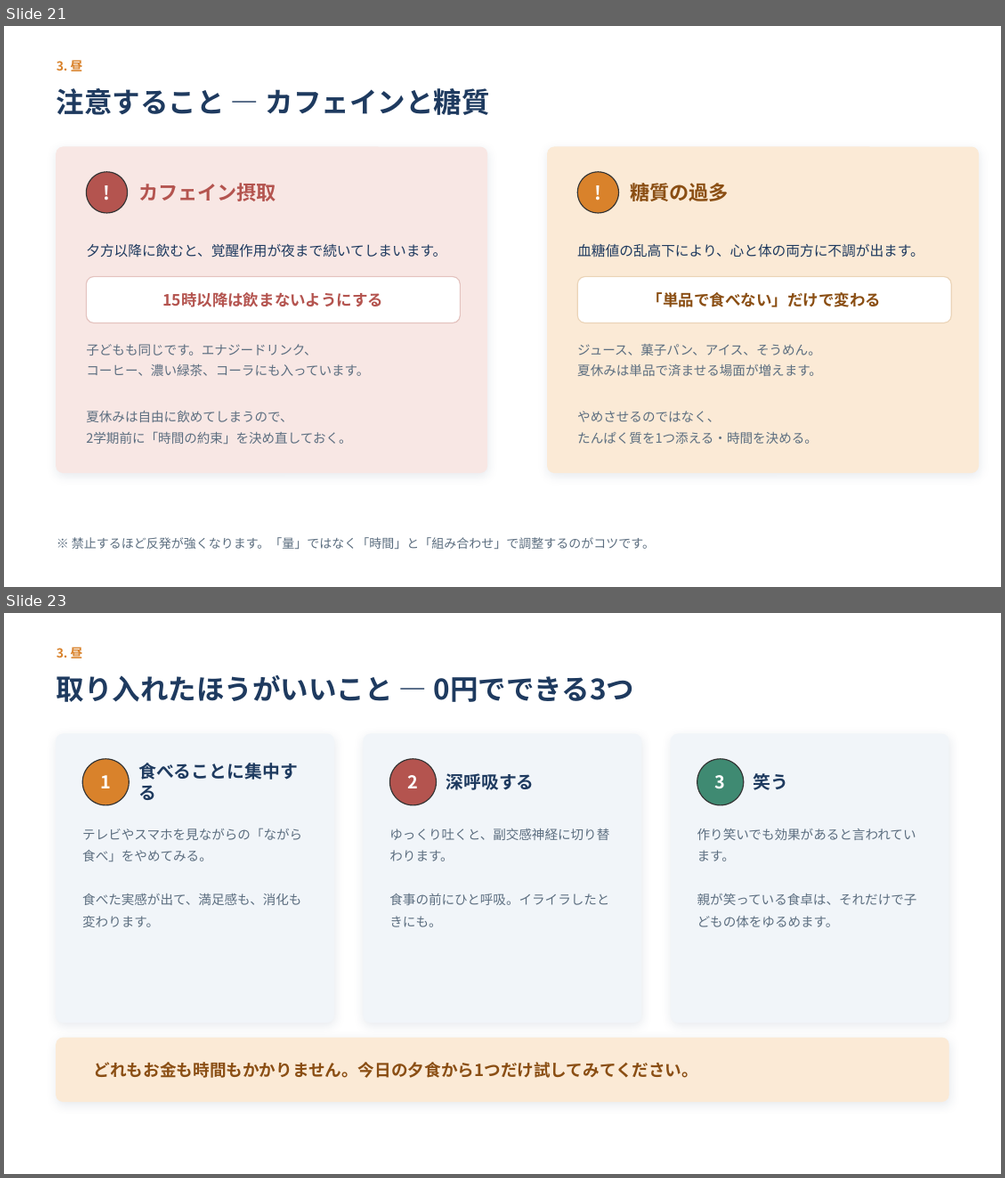
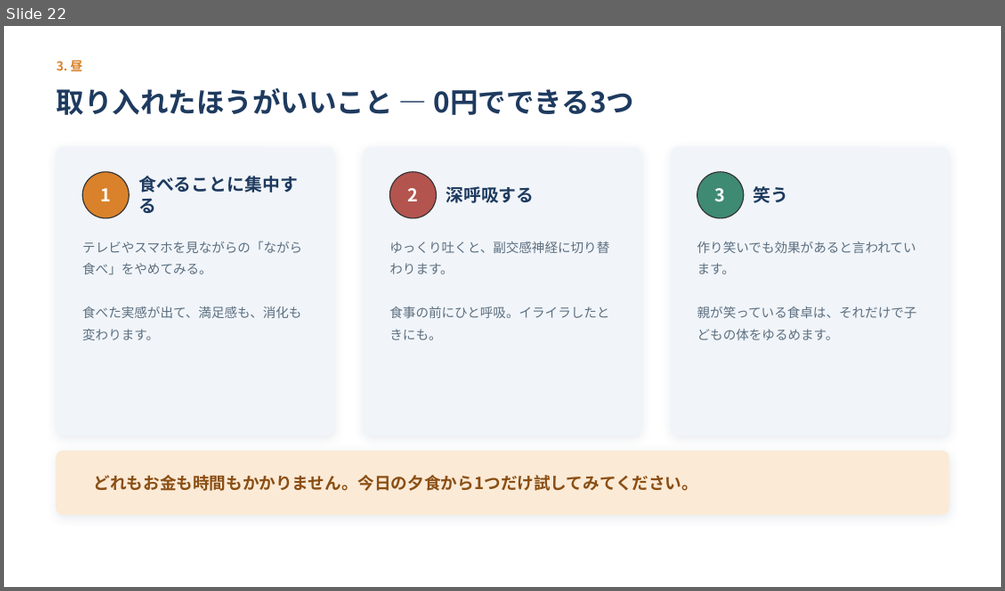
Before and after one commit to xxhmannasuimhxx/-, a slide deck: 夏休みの終わり_第2回_食と生活リズムの整え方.pptx. Shown one above the other, each under a label of ours: slides 21 and 23 before the commit, slide 22 after it; the slides between them are not shown. The pictures are 1005x1178 and 1005x591 pixels, drawn with LibreOffice and Linux fonts; fonts in the diff are those of the drawing. Boxes give left, top, right and bottom in pixels: in the first picture for what was removed or moved away, otherwise in the second. Text is boxed around its words. In the diff, an @@ line names an element or a change of style, - is before the commit and + after.

```diff
--- a/夏休みの終わり_第2回_食と生活リズムの整え方.pptx
+++ b/夏休みの終わり_第2回_食と生活リズムの整え方.pptx
@@ slide 21 removed at box(4, 26, 1001, 587), background #FFFFFF @@
@@ text removed at box(57, 59, 83, 75) @@
-3. 昼
@@ text removed at box(57, 88, 490, 115) @@
-注意すること — カフェインと糖質
@@ rounded rectangle removed at box(57, 147, 487, 473) @@
@@ rounded rectangle removed at box(548, 147, 979, 473) @@
@@ ellipse removed at box(86, 172, 128, 213) @@
@@ text removed at box(86, 172, 128, 213) @@
-!
@@ text removed at box(138, 183, 276, 201) @@
-カフェイン摂取
@@ ellipse removed at box(577, 172, 619, 213) @@
@@ text removed at box(577, 172, 619, 213) @@
-!
@@ text removed at box(630, 183, 728, 201) @@
-糖質の過多
@@ text removed at box(86, 244, 446, 257) @@
-夕方以降に飲むと、覚醒作用が夜まで続いてしまいます。
@@ text removed at box(577, 243, 924, 257) @@
-血糖値の乱高下により、心と体の両方に不調が出ます。
@@ rounded rectangle removed at box(86, 276, 461, 323) @@
@@ text removed at box(162, 292, 383, 307) @@
-15時以降は飲まないようにする
@@ rounded rectangle removed at box(577, 276, 952, 323) @@
@@ text removed at box(647, 292, 881, 307) @@
-「単品で食べない」だけで変わる
@@ text removed at box(86, 344, 369, 376) @@
-子どもも同じです。エナジードリンク、
-コーヒー、濃い緑茶、コーラにも入っています。
@@ text removed at box(577, 344, 822, 376) @@
-ジュース、菓子パン、アイス、そうめん。
-夏休みは単品で済ませる場面が増えます。
@@ text removed at box(86, 410, 351, 444) @@
-夏休みは自由に飲めてしまうので、
-2学期前に「時間の約束」を決め直しておく。
@@ text removed at box(577, 410, 817, 443) @@
-やめさせるのではなく、
-たんぱく質を1つ添える・時間を決める。
@@ text removed at box(72, 537, 655, 548) @@
-※ 禁止するほど反発が強くなります。「量」ではなく「時間」と「組み合わせ」で調整するのがコツです。
@@ what was slide 23 is now slide 22 @@
```
Also in this commit, not shown: 2 slides changed, 2 slides added, 3 other slides removed, 1 other file.
